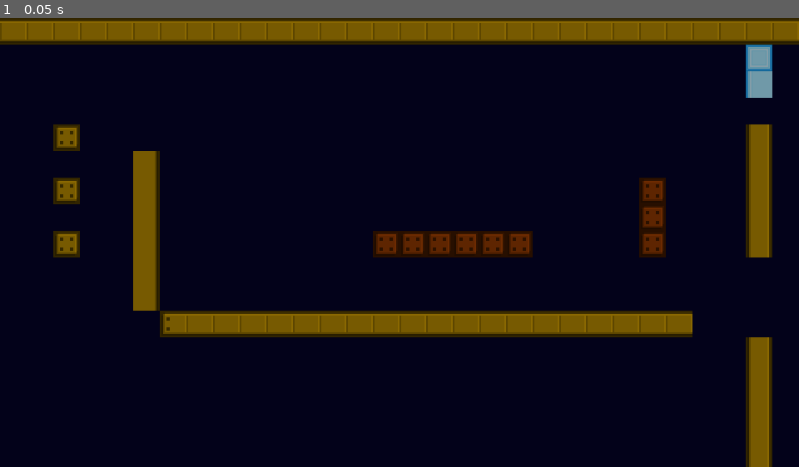
Above: before the commit, frame 1.
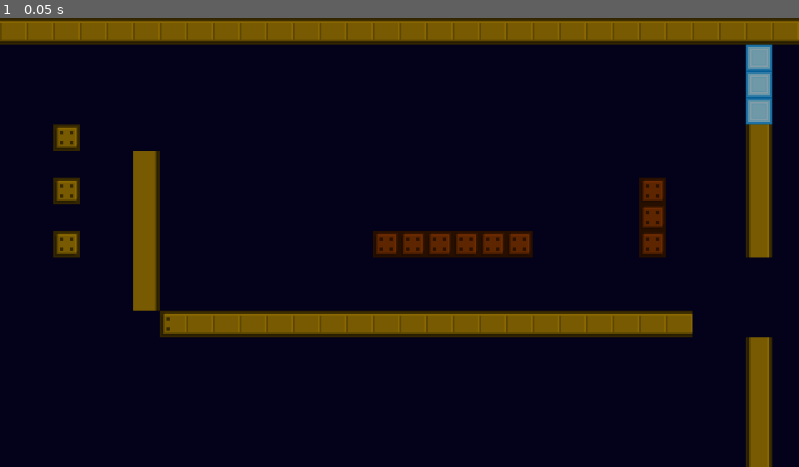
Above: after the commit, the same moment.

Repository: tumat001/LittleBallInSpace
Game: Godot game, scene res://WorldRelated/WorldSlices/Stage_001/WorldSlice_Stage01_01.tscn
The game is run twice, just before and just after one commit, with the same random seed, the same clock (stepped at 60 frames per second) and the same inputs. The project has no main scene, so this scene is started directly.
Inputs:
- Up to frame 1 (0.05 s): no input

The runs differ from the first frame. In frame 1, 0.3% of the frame differs, in the area x 93-97%, y 11-24%.
Error in both runs: Invalid call. Nonexistent function 'add_to_rewindables' in base 'Nil'. (res://SingletonsAndConsts/CameraManagerRelated/CameraManager.gd:22)

Commit message:
Fixed breakable tiles, for now
(About glow state when rewinding)

Diff:
--- a/ObjectsRelated/TilesRelated/BaseTileSet.gd
+++ b/ObjectsRelated/TilesRelated/BaseTileSet.gd
@@ -52,7 +52,11 @@
 #
 
 
-var _modified_tiles_at_this_frame__for_rewind_save : bool
+var _save_tiles_data_next_frame__for_rewind_save : bool
+var _saved_cell_data
+
+# structure: cell_pos -> [cell id, cell auto-coord, other datas<dict>]
+var _cell_metadatas = {}
 
 #
 
@@ -111,6 +115,9 @@
 		is_rewindable = true
 		SingletonsAndConsts.current_rewind_manager.add_to_rewindables(self)
 
+		_update_cells_save_data()
+		_save_tiles_data_next_frame__for_rewind_save = true
+
 
 func is_breakable() -> bool:
 	return _is_breakable
@@ -142,16 +149,16 @@
 #
 
 func _process(delta):
-	if _is_breakable:
-		var momentum_mag = _player.get_momentum_mag__using_linear_velocity()
-		if momentum_mag >= momentum_breaking_point:
-			# glow purple, disable layer (to prevent player collision), then detect for player (using mask)
-			_apply_visual_changes__breakable()
-			_make_self_breakable_on_player_contact()
-
-		else:
-			_unapply_visual_changes__breakable()
-			_make_self_not_breakable_on_player_contact()
+	if !SingletonsAndConsts.current_rewind_manager.is_rewinding:
+		if _is_breakable:
+			var momentum_mag = _player.get_momentum_mag__using_linear_velocity()
+			if momentum_mag >= momentum_breaking_point:
+				_apply_visual_changes__breakable()
+				_make_self_breakable_on_player_contact()
+
+			else:
+				_unapply_visual_changes__breakable()
+				_make_self_not_breakable_on_player_contact()
 
 
 func _apply_visual_changes__breakable():
@@ -163,7 +170,10 @@
 			var cell_autocord = tilemap.get_cell_autotile_coord(cell_pos.x, cell_pos.y)
 			var breakable_glowing_cell_id_equi = TileConstants.convert_non_glowing_breakable_tile_id__to_glowing(cell_id)
 
-			tilemap.set_cellv(cell_pos, breakable_glowing_cell_id_equi, false, false, false, cell_autocord)
+			if breakable_glowing_cell_id_equi != null:
+				_set_tile_at_coords(cell_pos, breakable_glowing_cell_id_equi, cell_autocord, false, false)
+			else:
+				print("BASE TILE SET: setting from unbreakable to breakable: texture id error")
 
 		tilemap.update_dirty_quadrants()
 
@@ -180,7 +190,10 @@
 			var cell_autocord = tilemap.get_cell_autotile_coord(cell_pos.x, cell_pos.y)
 			var breakable_non_glowing_cell_id_equi = TileConstants.convert_glowing_breakable_tile_id__to_non_glowing(cell_id)
 
-			tilemap.set_cellv(cell_pos, breakable_non_glowing_cell_id_equi, false, false, false, cell_autocord)
+			if breakable_non_glowing_cell_id_equi != null:
+				_set_tile_at_coords(cell_pos, breakable_non_glowing_cell_id_equi, cell_autocord, false, false)
+			else:
+				print("BASE TILE SET: setting from breakable to unbreakable: texture id error")
 
 		tilemap.update_dirty_quadrants()
 
@@ -220,7 +233,9 @@
 	var tile_global_pos = tilemap.to_global(tile_local_pos)
 
 	var id = tilemap.get_cellv(arg_tile_coord)
-	id = TileConstants.convert_glowing_breakable_tile_id__to_non_glowing(id)
+	var breakable_id_tentative = TileConstants.convert_glowing_breakable_tile_id__to_non_glowing(id)
+	if breakable_id_tentative != null:
+		id = breakable_id_tentative
 	var auto_coords = tilemap.get_cell_autotile_coord(arg_tile_coord.x, arg_tile_coord.y)
 	var texture_of_tile_sheet = tilemap.tile_set.tile_get_texture(id)
 	var texture_region = tilemap.tile_set.tile_get_region(id)
@@ -237,7 +252,8 @@
 
 	####################
 
-	tilemap.set_cellv(arg_tile_coord, -1)
+	#tilemap.set_cellv(arg_tile_coord, -1)
+	_set_tile_at_coords(arg_tile_coord, -1, Vector2(0, 0), true)
 
 	call_deferred("_attempt_induce_speed_slowdown_on_player", arg_player)
 
@@ -270,12 +286,26 @@
 #
 
 
-func _set_tile_at_coords(arg_coords : Vector2, arg_tile : int,
-		arg_set_modified_tiles_at_this_frame__for_rewind_save : bool = true):
-
-
-	if arg_set_modified_tiles_at_this_frame__for_rewind_save:
-		_modified_tiles_at_this_frame__for_rewind_save = true
+func _set_tile_at_coords(arg_coords : Vector2, arg_tile_id : int, arg_autotile_coords = Vector2(0, 0),
+		arg_update_dirty_quadrants : bool = false,
+		arg_save_tiles_data_next_frame__for_rewind_save : bool = true,
+		arg_flip_x : bool = false, arg_flip_y : bool = false,
+		arg_transpose : bool = false):
+
+
+	if arg_save_tiles_data_next_frame__for_rewind_save:
+		_save_tiles_data_next_frame__for_rewind_save = true
+		_saved_cell_data = _generate_cells_save_data()
+
+	tilemap.set_cellv(arg_coords, arg_tile_id, arg_flip_x, arg_flip_y, arg_transpose, arg_autotile_coords)
+
+	if arg_update_dirty_quadrants:
+		#tilemap.update_dirty_quadrants()
+		tilemap.call_deferred("update_dirty_quadrants")
+
+	if arg_save_tiles_data_next_frame__for_rewind_save:
+		_update_cells_save_data()
+
 
 
 ######################
@@ -307,20 +337,33 @@
 
 func get_rewind_save_state():
 	#var state : Physics2DDirectBodyState = Physics2DServer.body_get_direct_state(get_rid())
-	return {
+	var save_state = {
 		"velocity" : velocity,
 		"rotation" : rotation,
 		"transform" : transform,
 
-		"energy_mode" : energy_mode
+		"energy_mode" : energy_mode,
+
+		#"applied_changes_for_breakable" : _applied_changes_for_breakable,
 	}
 
+	if _save_tiles_data_next_frame__for_rewind_save:
+		_save_tiles_data_next_frame__for_rewind_save = false
+		save_state["cell_save_data"] = _saved_cell_data
+		#print(save_state["cell_save_data"])
+
+	return save_state
 
 func load_into_rewind_save_state(arg_state):
 	_rewinded__velocity = arg_state["velocity"]
 	rotation = arg_state["rotation"]
 	transform = arg_state["transform"]
 	set_energy_mode(arg_state["energy_mode"])
+	#_applied_changes_for_breakable = arg_state["applied_changes_for_breakable"]
+
+	if arg_state.has("cell_save_data"):
+		var saved_cell_data = arg_state["cell_save_data"]
+		_update_cells_based_on_saved_difference_from_current(saved_cell_data)
 
 
 func destroy_from_rewind_save_state():
@@ -330,12 +373,14 @@
 
 func stared_rewind():
 	pass
+	#_save_tiles_data_next_frame__for_rewind_save = true
 	#mode = RigidBody2D.MODE_STATIC
 	#collision_shape.set_deferred("disabled", true)
 
 
 func ended_rewind():
 	velocity = _rewinded__velocity
+	_applied_changes_for_breakable = false
 	#mode = RigidBody2D.MODE_RIGID
 	#collision_shape.set_deferred("disabled", false)
 
@@ -344,17 +389,78 @@
 
 
 
-func _get_cells_metadata__and_identifier():
-
-	#todo maybe make a variable that becomes true for 1 frame if a cell is modified. then store that var in arg_state. then if that var is true, put cell_metadata in save_state
-	var metadatas = []
+func _has_cell_metadatas():
+	return _cell_metadatas.size() != 0
+
+func _update_cells_save_data():
+	_cell_metadatas = _generate_cells_save_data()
+
+func _generate_cells_save_data():
+	var metadatas = {}
 	for cell_coords in tilemap.get_used_cells():
 		var cell_id = tilemap.get_cellv(cell_coords)
 		var auto_coords = tilemap.get_cell_autotile_coord(cell_coords.x, cell_coords.y)
 
-		metadatas.append(cell_id)
-		metadatas.append(auto_coords)
-
+		var data = []
+		data.append(cell_id)
+		data.append(auto_coords)
+
+		metadatas[cell_coords] = data
 
 
 	return metadatas
+
+
+func _update_cells_based_on_saved_difference_from_current(arg_saved_cell_save_data):
+	for cell_coord in arg_saved_cell_save_data.keys():
+		var saved_data = arg_saved_cell_save_data[cell_coord]
+		var saved_cell_id = saved_data[0]
+		var saved_auto_coords = saved_data[1]
+
+		if TileConstants.is_tile_id_glowing(saved_cell_id):
+			saved_cell_id = TileConstants.convert_glowing_breakable_tile_id__to_non_glowing(saved_cell_id)
+
+		if _cell_metadatas.has(cell_coord):
+			var curr_data = _cell_metadatas[cell_coord]
+			var curr_cell_id = curr_data[0]
+			var curr_auto_coords = curr_data[1]
+
+			if TileConstants.is_tile_id_glowing(curr_cell_id):
+				curr_cell_id = TileConstants.convert_glowing_breakable_tile_id__to_non_glowing(curr_cell_id)
+
+
+			if saved_cell_id != curr_cell_id or saved_auto_coords != curr_auto_coords:
+				_set_tile_at_coords(cell_coord, saved_cell_id, saved_auto_coords, false, false)
+
+		else:
+			_set_tile_at_coords(cell_coord, saved_cell_id, saved_auto_coords, false, false)
+
+
+
+	for cell_coord in _cell_metadatas:
+		if !arg_saved_cell_save_data.has(cell_coord):
+			_set_tile_at_coords(cell_coord, -1, Vector2(0, 0), false, false)
+
+		else:
+			var curr_data = _cell_metadatas[cell_coord]
+			var curr_cell_id = curr_data[0]
+			var curr_auto_coords = curr_data[1]
+
+			var saved_data = arg_saved_cell_save_data[cell_coord]
+			var saved_cell_id = saved_data[0]
+			var saved_auto_coords = saved_data[1]
+
+			if TileConstants.is_tile_id_glowing(saved_cell_id):
+				saved_cell_id = TileConstants.convert_glowing_breakable_tile_id__to_non_glowing(saved_cell_id)
+			if TileConstants.is_tile_id_glowing(curr_cell_id):
+				curr_cell_id = TileConstants.convert_glowing_breakable_tile_id__to_non_glowing(curr_cell_id)
+
+
+			if saved_cell_id != curr_cell_id or saved_auto_coords != curr_auto_coords:
+				_set_tile_at_coords(cell_coord, saved_cell_id, saved_auto_coords, false, false)
+
+	#
+
+	tilemap.update_dirty_quadrants()
+
+	_cell_metadatas = arg_saved_cell_save_data
--- a/ObjectsRelated/TilesRelated/TileConstants.gd
+++ b/ObjectsRelated/TilesRelated/TileConstants.gd
@@ -23,6 +23,14 @@
 
 #
 
+static func is_tile_id_glowing(arg_id):
+	match arg_id:
+		BREAKABLE_GLASS_GLOWING_TILE_ID__ATLAS_01, BREAKABLE_GLASS_GLOWING_TILE_ID__ATLAS_02:
+			return true
+
+	return false
+
+#
 
 static func convert_non_glowing_breakable_tile_id__to_glowing(arg_id):
 	if arg_id == BREAKABLE_GLASS_TILE_ID__ATLAS_01:
--- a/PlayerRelated/Player.gd
+++ b/PlayerRelated/Player.gd
@@ -1118,7 +1118,8 @@
 							emit_signal("health_reached_breakpoint", hp_breakpoint, hp_breakpoint * _max_health / 100)
 							break
 
-	emit_signal("current_health_changed", _current_health)
+	if _current_health != old_val:
+		emit_signal("current_health_changed", _current_health)
 
 func get_current_health():
 	return _current_health
--- a/WorldRelated/WorldSlices/Stage_001/WorldSlice_Stage01_01.tscn
+++ b/WorldRelated/WorldSlices/Stage_001/WorldSlice_Stage01_01.tscn
@@ -23,7 +23,7 @@
 momentum_breaking_point = 25000.0
 
 [node name="TileMap" parent="TileContainer/BaseTileSet3" index="0"]
-tile_data = PoolIntArray( 65564, 2, 0, 131100, 2, 65538 )
+tile_data = PoolIntArray( 65564, 2, 0, 65569, 2, 0, 131100, 2, 0, 131105, 2, 0, 196636, 2, 0, 196641, 2, 0 )
 
 [node name="Position2D" type="Position2D" parent="PlayerSpawnCoordsContainer" index="0"]
 position = Vector2( 739, 48 )
